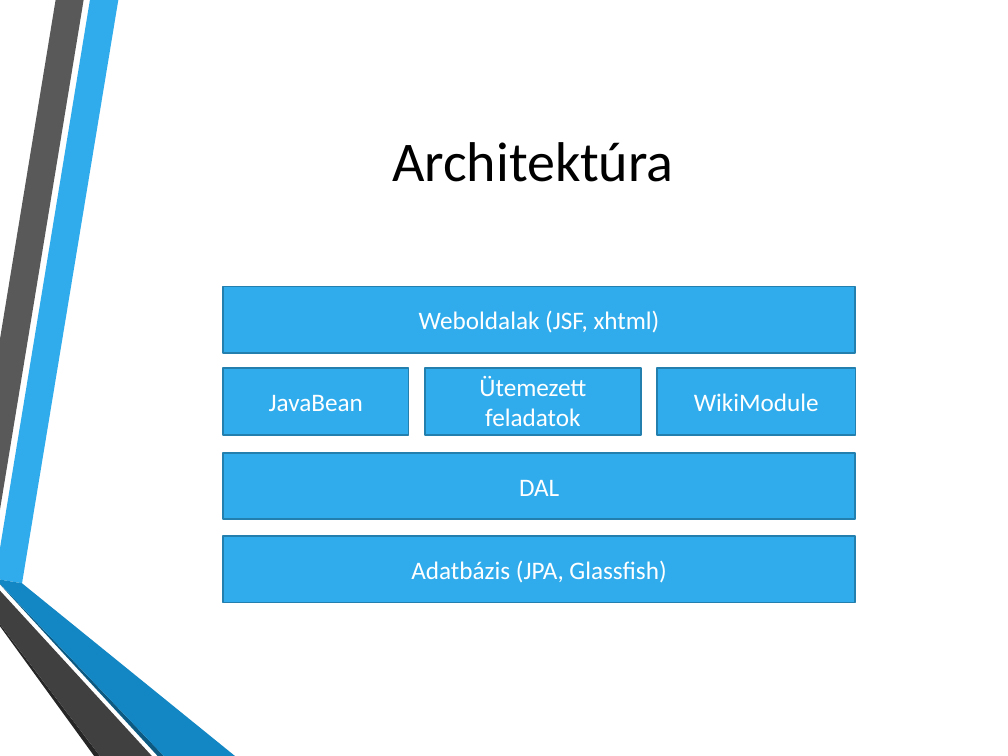
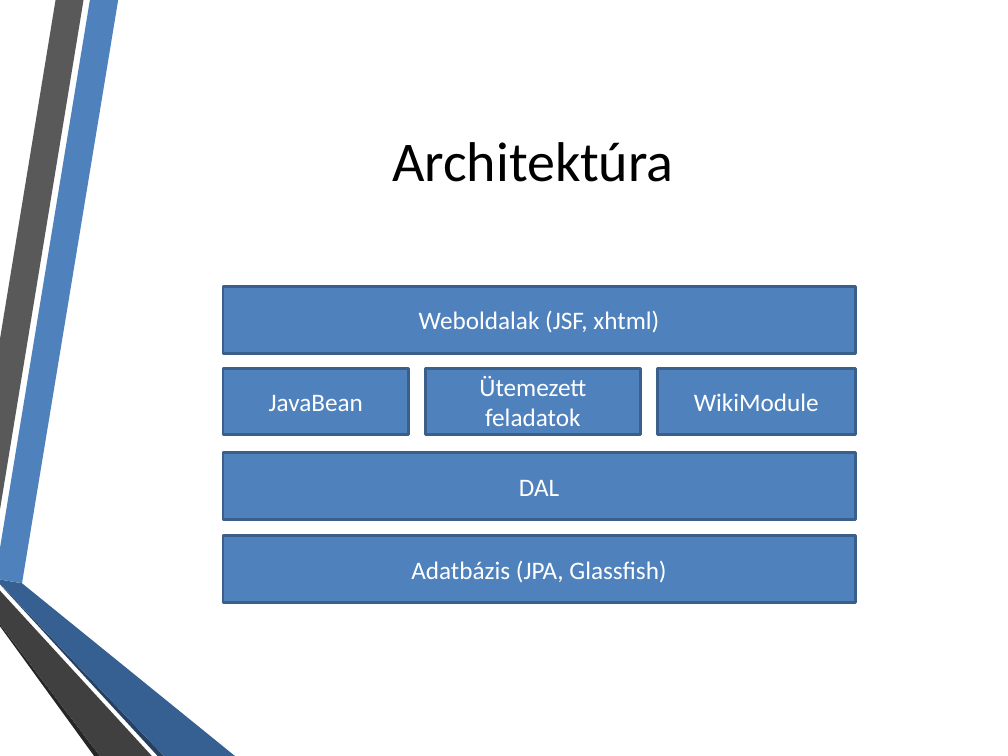
Before and after one commit to ldmnyblzs/FolloWiki, a slide deck: slide 3 of doc/FolloWiki.pptx. Drawn at 1008x756 pixels with LibreOffice and Linux fonts; fonts in the diff are those of the drawing; background and template pictures are left out. Boxes give left, top, right and bottom in pixels: in the first picture for what was removed or moved away, otherwise in the second. Text is boxed around its words. In the diff, an @@ line names an element or a change of style, - is before the commit and + after.

```diff
--- a/doc/FolloWiki.pptx
+++ b/doc/FolloWiki.pptx
@@ freeform shape at bbox=[0, 0, 118, 584]: fill #30ACEC to #4F81BD @@
@@ fill #30ACEC to #4F81BD; outline #247FAF 1.25 pt to #3A5F8C 2 pt in 6 elements at bbox=[223, 536, 855, 603], bbox=[223, 453, 855, 519], bbox=[425, 368, 641, 434], bbox=[657, 368, 856, 434], bbox=[223, 286, 855, 353], bbox=[223, 368, 408, 434] @@
@@ freeform shape at bbox=[0, 584, 164, 756]: fill #0C5A82 to #254061 @@
@@ freeform shape at bbox=[0, 580, 235, 756]: fill #1287C3 to #376092 @@
```
Also in this commit, not shown: 6 other slides changed, 5 slides added, 1 slide removed.
